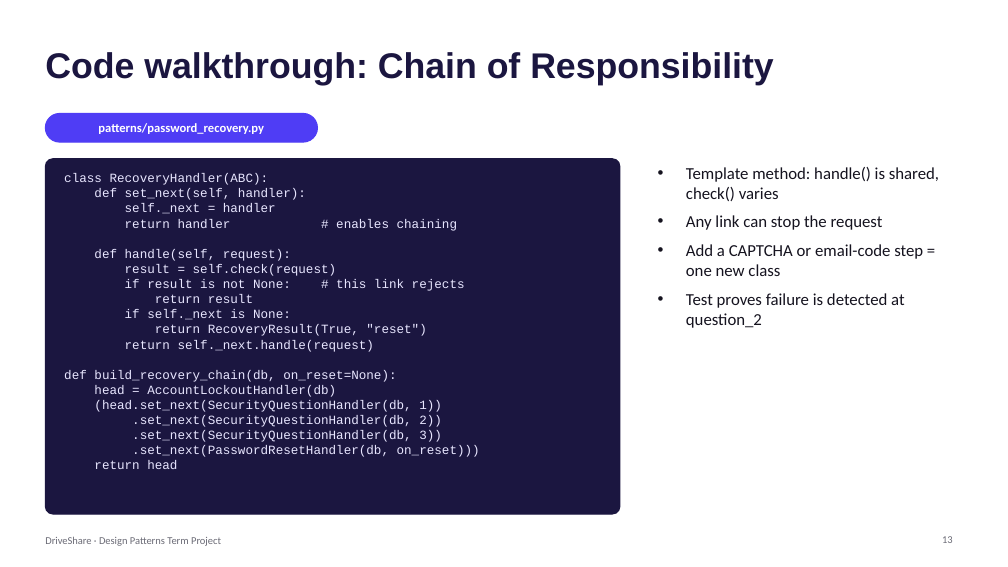
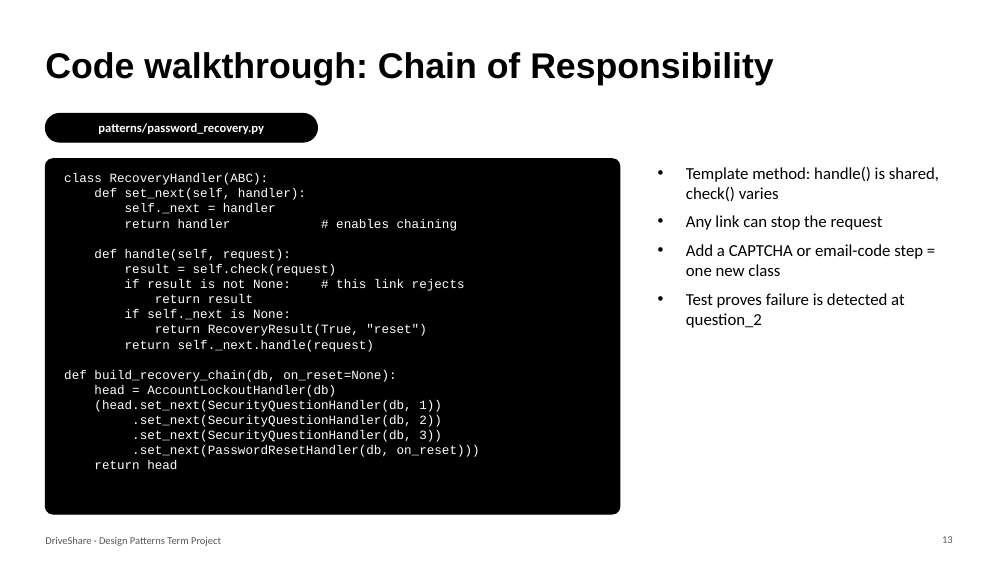
Before and after one commit to dheyaa-create/Term-Project-Cis-476-001, a slide deck: slide 13 of docs/DriveShare_Presentation.pptx. Drawn at 1008x567 pixels with LibreOffice and Linux fonts; fonts in the diff are those of the drawing. Boxes give left, top, right and bottom in pixels: in the first picture for what was removed or moved away, otherwise in the second. Text is boxed around its words. In the diff, an @@ line names an element or a change of style, - is before the commit and + after.

```diff
--- a/docs/DriveShare_Presentation.pptx
+++ b/docs/DriveShare_Presentation.pptx
@@ title "Code walkthrough: Chain of Responsibility" at (45,52,774,85): text colour #1B1640 to #000000 @@
@@ rounded rectangle at (45,113,318,142): fill #4F3DF5 to #000000; outline #4F3DF5 1 pt to #000000 1 pt @@
@@ rounded rectangle at (45,159,620,514): fill #1B1640 to #000000; outline #1B1640 1 pt to #000000 1 pt @@
@@ text "class RecoveryHandler(ABC):" at (64,173,480,469): text colour #E8E6FF to #FFFFFF @@
@@ text "Template method: handle() is shared, ..." at (686,167,939,328): text colour #15131F to #000000 @@
@@ text "DriveShare · Design Patterns Term ..." at (45,536,221,546): text colour #6B6B76 to #595959 @@
@@ page number at (942,536,953,543): text colour #6B6B76 to #595959 @@
```
Also in this commit, not shown: 16 other slides changed, 1 other file.
